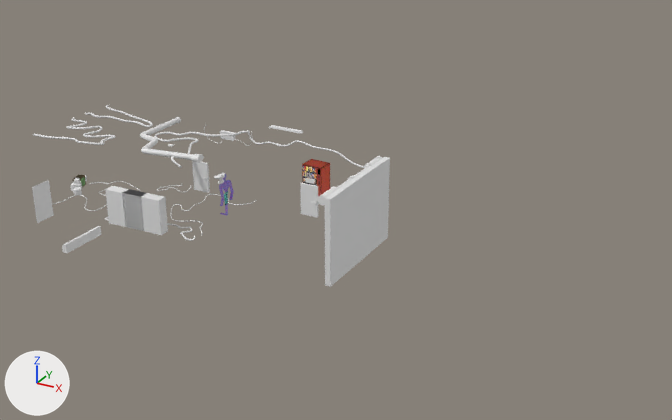
An edit to the Blender file Blender/Rui/CORREDOR_RUI.blend, drawn before and after from the same camera.
Both versions are drawn from a 50 mm lens placed at (184.0, -221.0, 130.0), pointed at (38.0, 45.0, -3.0). Lighting does not change. The marker at lower left points along +X, +Y and +Z.

Script lines for the objects in view, before the commit:
```python
me_cube_009 = bpy.data.meshes.new('Cube.009')
me_cube_009.from_pydata(...)  # 637 vertices, 621 faces; spans x -1.0..1.0, y -1.0..1.18, z -1.0..1.0
me_cube_010 = bpy.data.meshes.new('Cube.010')
me_cube_010.from_pydata(...)  # 97 vertices, 89 faces, 2 loose edges; spans x -4.81..4.77, y -5.34..1.03, z -1.51..1.03
me_cube_018 = bpy.data.meshes.new('Cube.018')
me_cube_018.from_pydata(...)  # 625 vertices, 609 faces; spans x -1.0..1.0, y -1.0..1.0, z -1.0..1.0
ob_corredor_principal = bpy.data.objects.new('Corredor Principal', me_cube_010)
ob_corredor_principal.location = (19.3, 60.1, 6.6)
ob_corredor_principal.scale = (18.6, 9.54, 11.3)
ob_corredor_principal.hide_set(True)
ob_servers_002 = bpy.data.objects.new('servers.002', me_cube_018)
ob_servers_002.location = (-16.6, 12.1, -3.7)
ob_servers_002.rotation_euler = (0.0, 0.0, 1.614)  # degrees (0, 0, 92)
ob_servers_002.scale = (1.95, 3.77, 6.64)
ob_servers_004 = bpy.data.objects.new('servers.004', me_cube_009)
ob_servers_004.location = (-32.3, 11.5, -3.7)
ob_servers_004.rotation_euler = (0.0, 0.0, 1.614)  # degrees (0, 0, 92)
ob_servers_004.scale = (1.95, 3.77, 6.64)
# also in view: 'servers.003' at (-24.0, 12.0, -4.0); 'vending machine' at (18.0, 66.0, -3.0); 'Canos' at (-17.0, 33.0, 18.0); 'portão' at (55.0, 29.0, 3.0); 'fio teto' at (-35.0, 30.0, 18.0)
```
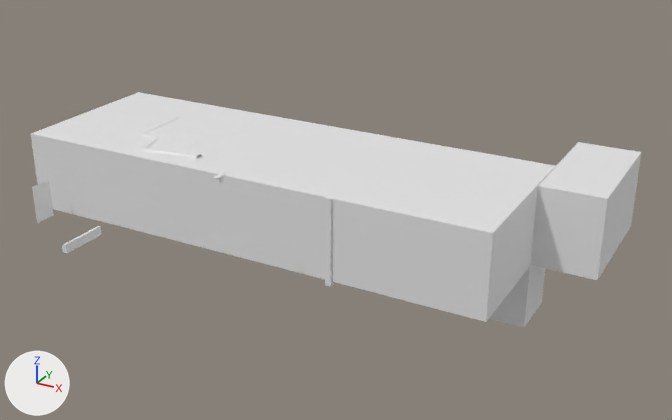
The change, as a list of edits to the scene's bpy script:
```text
Change me_cube_010:
    used by ob_corredor_principal; location = (19.3, 60.1, 6.6); scale = (18.6, 9.54, 11.3)
    remove me_cube_010.from_pydata(...)  # 97 vertices, 89 faces, 2 loose edges; spans x -4.81..4.77, y -5.34..1.03, z -1.51..1.03
    add me_cube_010.from_pydata(...)  # 141 vertices, 110 faces, 2 loose edges; spans x -4.81..5.95, y -5.34..3.97, z -3.58..1.03
    me_cube_010 part 1: 44 vertices added at x -0.7..5.95, y -1.03..3.97, z -3.58..1.03
Change ob_corredor_principal:
    remove ob_corredor_principal.hide_set(True)
```

Pixel boxes [x1, y1, x2, y2] of what changed, in the pictures (672 x 420 px):
'Corredor Principal', shown: after [31, 92, 641, 328]
part 1 of me_cube_010, added: after [489, 141, 641, 328]
'portão', unchanged, covered by the edit: before [325, 157, 390, 287]; after [325, 198, 336, 287]
